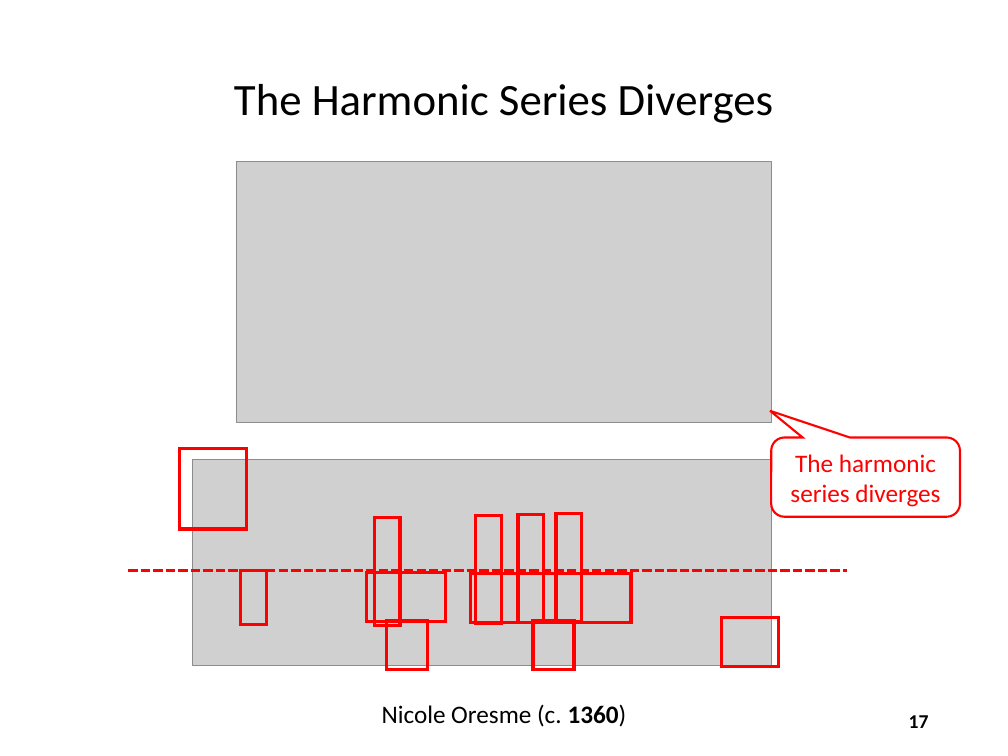
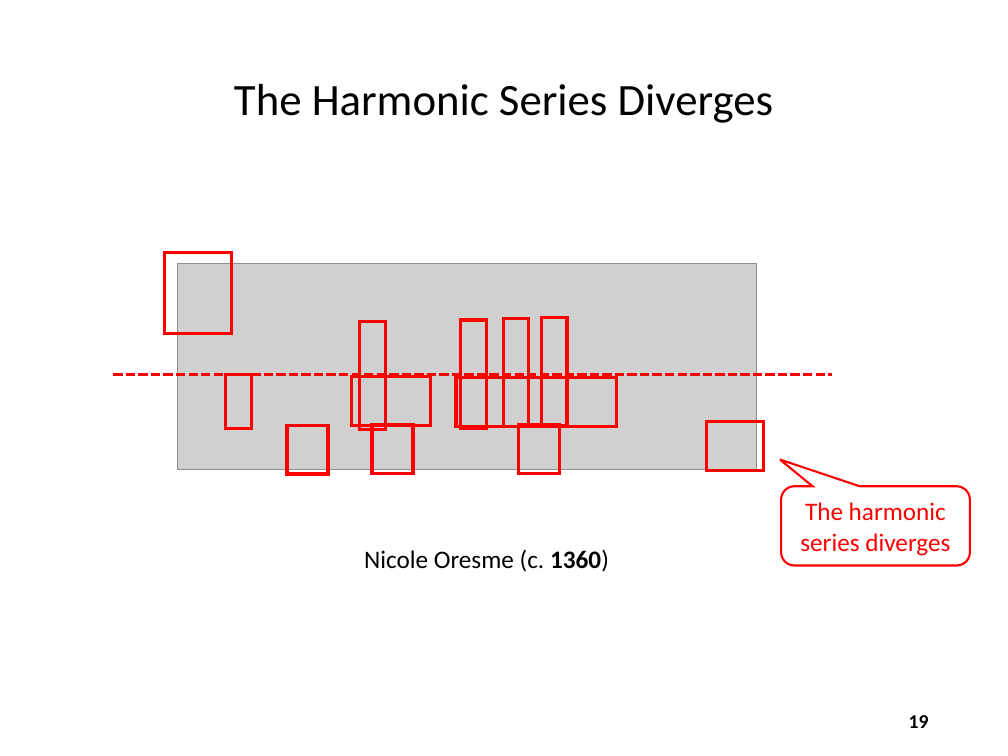
Before and after one commit to dbiersach/csi-spark-prep, a slide deck: slide 19 of slides/Session 02 - Arrays and Algorithms/Session 02 - Arrays and Algorithms.pptx (slide 17 before the commit). Drawn at 1008x756 pixels with LibreOffice and Linux fonts; fonts in the diff are those of the drawing; grey boxes stand for pictures. Boxes give left, top, right and bottom in pixels: in the first picture for what was removed or moved away, otherwise in the second. Text is boxed around its words. In the diff, an @@ line names an element or a change of style, - is before the commit and + after.

```diff
--- a/slides/Session 02 - Arrays and Algorithms/Session 02 - Arrays and Algorithms.pptx
+++ b/slides/Session 02 - Arrays and Algorithms/Session 02 - Arrays and Algorithms.pptx
@@ picture removed at bbox=[237, 162, 771, 422] @@
@@ rectangle added at bbox=[287, 425, 329, 474], outline #FF0000 2.25 pt @@
@@ 11 rectangles, 1 picture, 1 line: place and size @@
-11 rectangles, 1 picture, 1 line at bbox=[128, 449, 847, 669]
+11 rectangles, 1 picture, 1 line at bbox=[113, 253, 832, 474]
@@ rounded speech box "The harmonic series diverges": place and size @@
-rounded speech box "The harmonic series diverges" at bbox=[771, 437, 960, 517]
+rounded speech box "The harmonic series diverges" at bbox=[781, 486, 970, 565]
@@ text "Nicole Oresme (c. 1360)": place and size @@
-text "Nicole Oresme (c. 1360)" at bbox=[382, 704, 627, 727]
+text "Nicole Oresme (c. 1360)" at bbox=[364, 549, 609, 572]
@@ page number at bbox=[909, 715, 929, 728]: text changed @@
-17
+19
```
Also in this commit, not shown: 4 other slides changed, 2 slides added, 1 other file.
